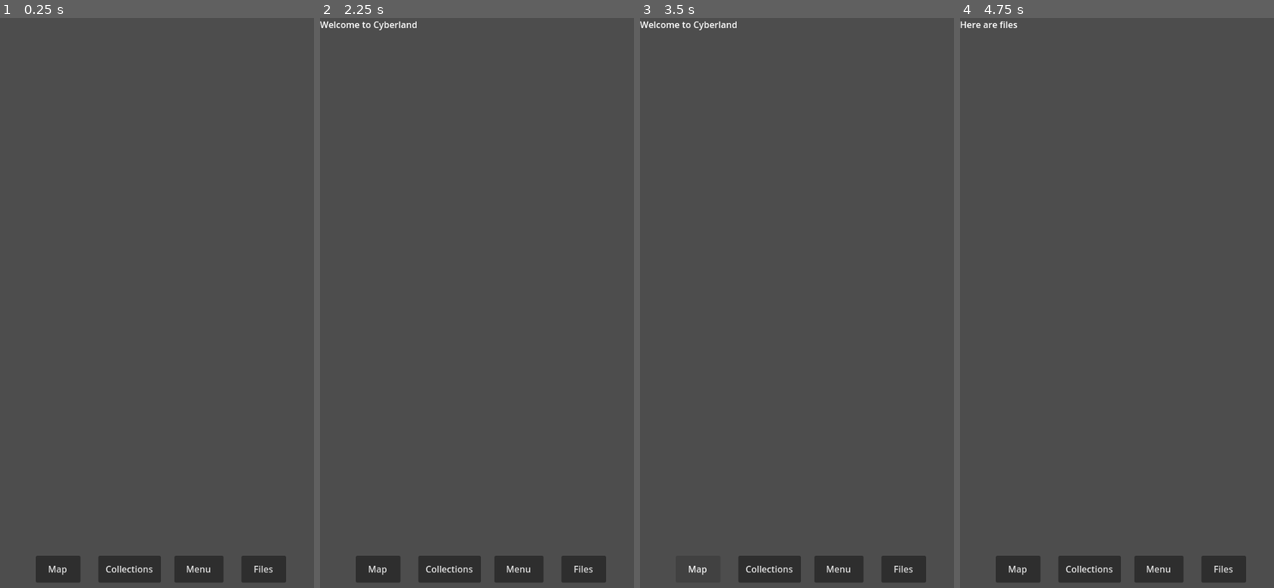
Above: before the commit, frames 1-4 (left to right).
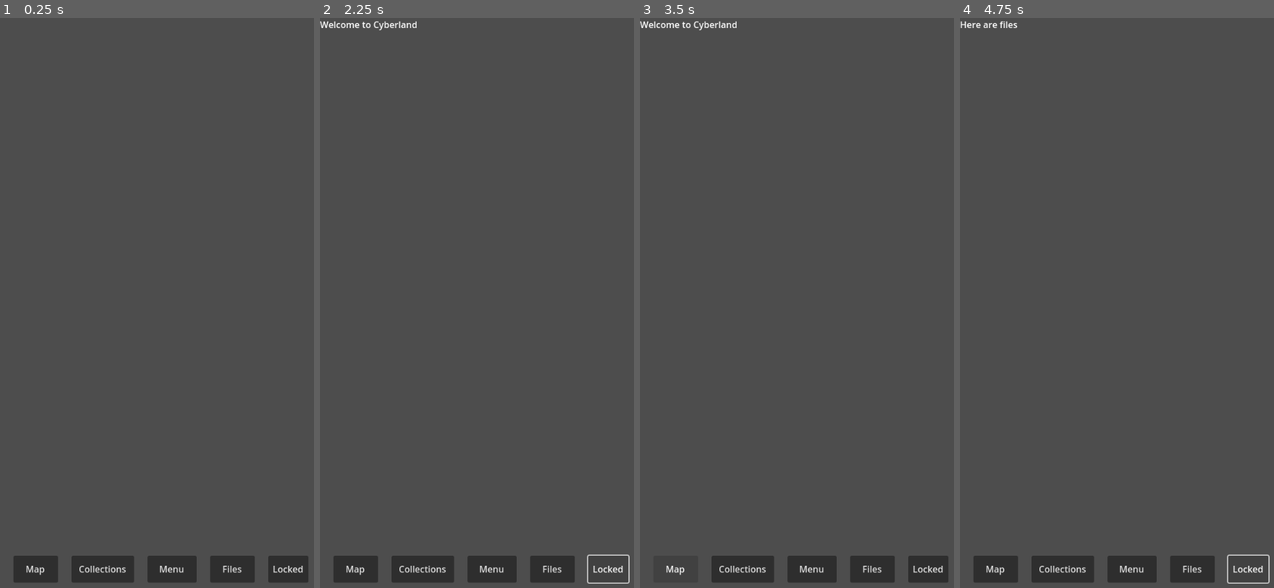
Above: after the commit, the same moments.

Repository: eyubious/cyberland-godot
Game: Godot game, scene res://login.tscn
Two runs of this game, one before a commit and one after it. Both use one fixed random seed, a clock stepped at 60 frames per second and the inputs below.
Inputs (mouse positions are in pixels of both pictures, inside the frame that each line leads up to):
- Up to frame 1 (0.25 s): no input
- Up to frame 2 (2.25 s): click (608, 570) at 0.5 s, where only the run after the commit has a clickable "Locked"; click "Map" at 1.25 s; click (608, 570) at 2 s, where only the run after the commit has a clickable "Locked"
- Up to frame 3 (3.5 s): click "Map" at 2.75 s
- Up to frame 4 (4.75 s): click "Files" at 3.5 s; click (1248, 570) at 4.25 s, where only the run after the commit has a clickable "Locked"

The runs differ from the first frame. In frame 1, 2.3% of the frame differs, in the area x 4-99%, y 94-99%; in frame 2, 2.1%; in frame 3, 1.8%; in frame 4, 2.1%.

Commit message:
Added locked button

Diff:
--- a/login.tscn
+++ b/login.tscn
@@ -8,33 +8,40 @@
 script = ExtResource("1_082vf")
 
 [node name="MapBtn" type="Button" parent="."]
-offset_left = 64.0
+offset_left = 24.0
 offset_top = 960.0
-offset_right = 144.0
+offset_right = 104.0
 offset_bottom = 1008.0
 theme = SubResource("Theme_ac7ox")
 text = "Map"
 
 [node name="FilesBtn" type="Button" parent="."]
-offset_left = 432.0
+offset_left = 376.0
 offset_top = 960.0
-offset_right = 512.0
+offset_right = 456.0
 offset_bottom = 1008.0
 text = "Files"
 
 [node name="MenuBtn" type="Button" parent="."]
-offset_left = 312.0
+offset_left = 264.0
 offset_top = 960.0
-offset_right = 400.0
+offset_right = 352.0
 offset_bottom = 1008.0
 text = "Menu"
 
 [node name="CollectionsBtn" type="Button" parent="."]
-offset_left = 176.0
+offset_left = 128.0
 offset_top = 960.0
-offset_right = 288.0
+offset_right = 240.0
 offset_bottom = 1008.0
 text = "Collections"
+
+[node name="Button" type="Button" parent="."]
+offset_left = 480.0
+offset_top = 960.0
+offset_right = 552.0
+offset_bottom = 1008.0
+text = "Locked"
 
 [connection signal="pressed" from="MapBtn" to="." method="_on_map_btn_pressed"]
 [connection signal="pressed" from="FilesBtn" to="." method="_on_files_btn_pressed"]
